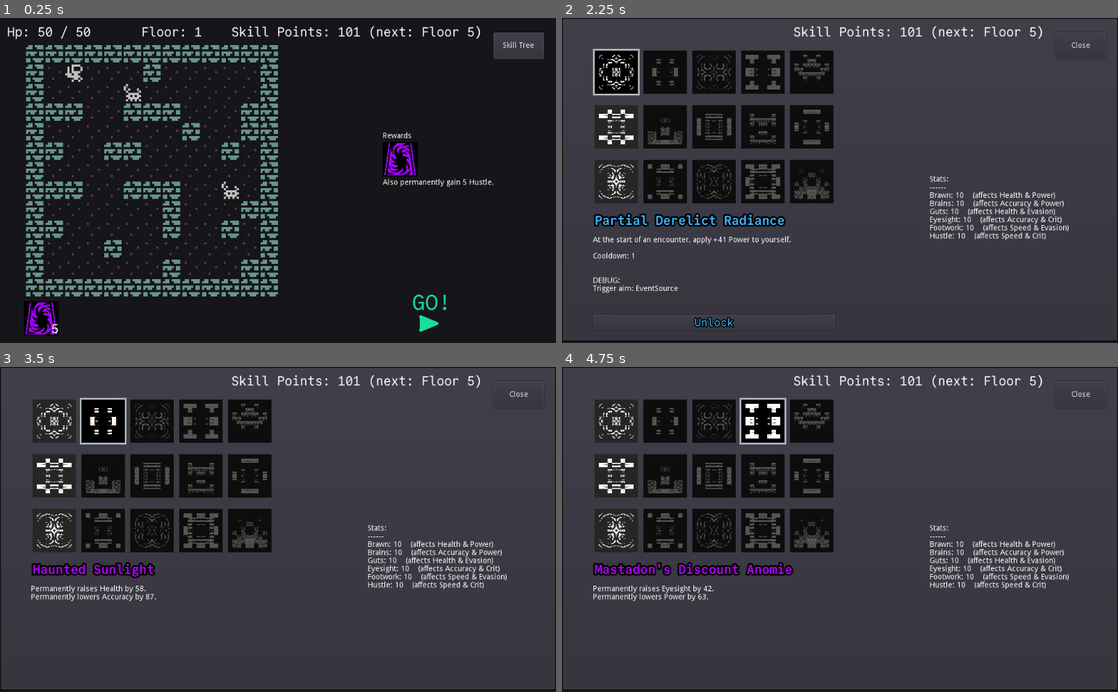
Above: before the commit, frames 1-4 (two rows, left to right).
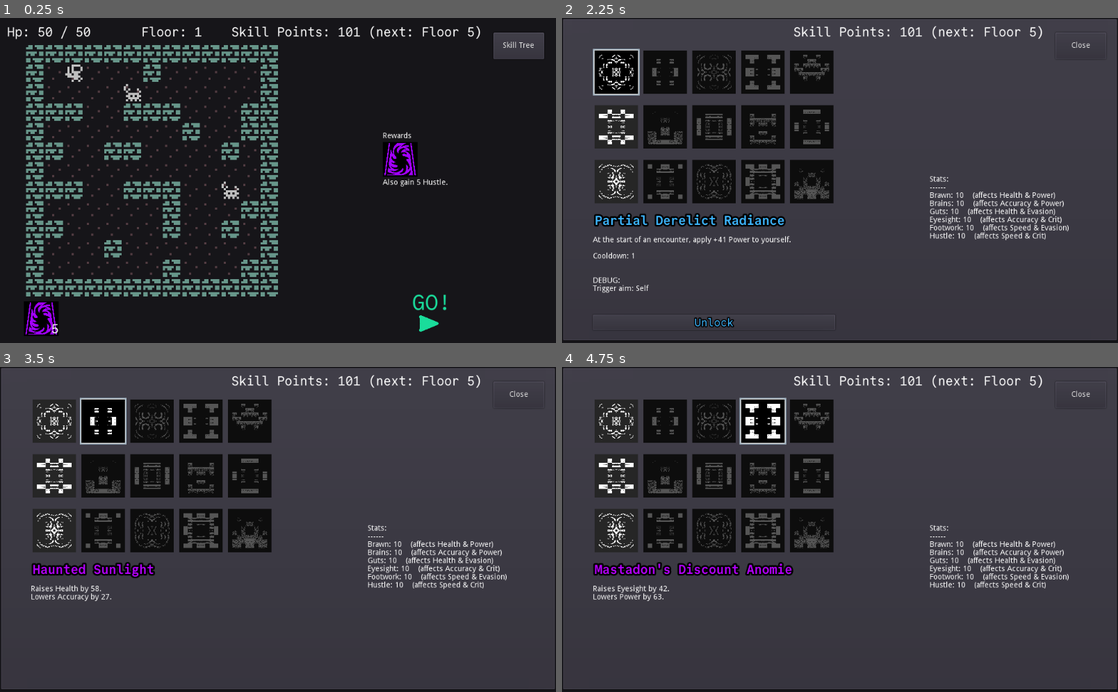
Above: after the commit, the same moments.

Repository: redxaxder/7DRL2024
Game: Godot game, scene res://main.tscn
The game is run twice, just before and just after one commit, with the same random seed, the same clock (stepped at 60 frames per second) and the same inputs.
Inputs (mouse positions are in pixels of both pictures, inside the frame that each line leads up to):
- Up to frame 1 (0.25 s): no input
- Up to frame 2 (2.25 s): click "Skill Tree" at 0.5 s; click (990, 317) at 1.25 s; click (617, 73) at 2.02 s
- Up to frame 3 (3.5 s): click (105, 422) at 2.77 s
- Up to frame 4 (4.75 s): click (712, 422) at 3.52 s; click (762, 422) at 4.27 s

The runs differ from the first frame. In frame 1, 0.2% of the frame differs, in the area x 72-89%, y 49-52%; in frame 2, less than 0.1%; in frame 3, 0.4%, in the area x 5-28%, y 67-73%; in frame 4, 0.4%.

Commit message:
unlock online. skillgen fix. bonus fix. nerf player

Diff:
--- a/data/consumables/Consumables.gd
+++ b/data/consumables/Consumables.gd
@@ -120,7 +120,7 @@
 	print("init rewards "+ str(stat_reward_increase))
 
 	for s in won_stats:
-		stat_text += "Also permanently gain {0} {1}.\n".format([
+		stat_text += "Also gain {0} {1}.\n".format([
 			stat_reward_increase,
 			Stat.NAME[s]
 		])
--- a/data/meta.gd
+++ b/data/meta.gd
@@ -6,14 +6,18 @@
 
 const PATH = "user://meta.tres"
 
-func unlock_today():
+func unlock_today() -> Resource:
 	unlocked[get_date_index()] = true
+	return self
 
-func unlock_random(rng: RandomNumberGenerator):
-	var i = rng.randi() % 366
-	while unlocked.get(i,false):
-		i += 1
-	unlocked[i] = true
+func unlock_random(i: int) -> Resource:
+	i = i % 366
+	for n in 400:
+		var it = (i + n) % 366
+		if !unlocked.get(it, false):
+			unlocked[it] = true
+			break
+	return self
 
 func get_unlocked() -> Array:
 	return unlocked.keys()
--- a/data/skills/Bonus.gd
+++ b/data/skills/Bonus.gd
@@ -12,9 +12,9 @@
 func generate_description() -> String:
 	var description = ""
 	if power > 0:
-		description += "Permanently raises "
+		description += "Raises "
 	else:
-		description += "Permanently lowers "
+		description += "Lowers "
 	description += Stat.NAME[stat]
 	if power > 0:
 		description += " by {0}.".format([power])
--- a/data/skills/Skill.gd
+++ b/data/skills/Skill.gd
@@ -64,7 +64,7 @@
 		if Stat.MINIMUM[s] == 0: continue
 		minus_stats.append(s)
 	minus.stat = minus_stats[rng.randi() % minus_stats.size()]
-	minus.power = plus.power * -0.5
+	minus.power = power * -0.5
 	minus.power *= STAT_PREMIUM[minus.stat]
 	return  [plus, minus]
 
@@ -181,6 +181,11 @@
 			else SkillsCore.TriggerAim.Self if rng.randf() < 0.1 \
 			else SkillsCore.TriggerAim.EventSource if rng.randf() < 0.5 \
 			else SkillsCore.TriggerAim.EventTarget
+
+		var is_positive_ability = eff.power > 0 \
+			and eff.effect_type == SkillsCore.EffectType.StatBuff
+		if is_positive_ability:
+			act.trigger_aim = SkillsCore.TriggerAim.Self
 		match act.filter:
 			Activation.Filter.Death:
 				act.filter_actor = SkillsCore.Target.Enemy
@@ -196,7 +201,7 @@
 		var num_rolls = 3
 		var num_mods = 0
 		if (eff.targets == SkillsCore.Target.Self):
-			act.trigger_aim = SkillsCore.Target.Self
+			act.trigger_aim = SkillsCore.TriggerAim.Self
 			act.radius = 0
 		else:
 			act.radius = 1
--- a/main.gd
+++ b/main.gd
@@ -68,18 +68,6 @@
 # warning-ignore:return_value_discarded
 	timer.connect("timeout", self, "transfer_reward")
 	randomize()
-
-
-	var meta: Meta = load_meta()
-#	if !meta.is_fresh:
-#		meta.unlock_today()
-#		meta.save()
-
-	if is_fresh():
-		print("fresh!")
-		mark_unfresh()
-	else:
-		print("unfresh")
 
 
 func _process(delta):
@@ -109,7 +97,7 @@
 		max_hp,
 		player_hp + max_hp * 0.3
 	))
-	make_encounter(current_encounter_seed)
+	update_outcome()
 
 func new_game():
 	gameover = false
@@ -237,6 +225,12 @@
 	var passable = map.list_passable()
 	passable.shuffle()
 
+	if progress == 15:
+		mark_unfresh()
+		unlock_today()
+	if progress == 80:
+		load_meta().unlock_random(randi()).save()
+
 	get_node("%ConsumablesContainer").init_rewards()
 
 	var state = EncounterState.new()
@@ -244,7 +238,6 @@
 	player.initialize_with_block(player_stats, Constants.PLAYER_FACTION, "You")
 	player.actor_type = Actor.Type.Player
 	assert(player_hp > 0)
-	player.cur_hp = player_hp
 	state.add_actor(player, passable.pop_back().loc)
 
 	var weights = []
@@ -273,7 +266,6 @@
 	gonogo = true
 	update_button_visibility()
 	get_node("%state_view").init_view(apply_player_mods(next_encounter_base_state), map)
-	update_preview()
 	update_outcome()
 
 const DEFAULT_WEIGHT = 100
@@ -377,19 +369,17 @@
 	return n
 
 
-func update_preview():
-	get_node("%state_view").update_view(apply_player_mods(next_encounter_base_state))
 
 func toggle_skill_tree():
 	$SkillTreePanel.visible = !$SkillTreePanel.visible
-
 	update_button_visibility()
-	update_preview()
 	update_outcome()
 
 func update_outcome():
 	var mod_state = apply_player_mods(next_encounter_base_state)
+	mod_state.get_player().cur_hp = player_hp
 	driver = EncounterDriver.new()
+	get_node("%state_view").update_view(DataUtil.deep_dup(mod_state))
 	driver.initialize(mod_state, map, driver_seed)
 	driver.tick()
 
@@ -408,3 +398,6 @@
 		return m
 	else:
 		return Meta.new()
+
+func unlock_today():
+	load_meta().unlock_today().save()
